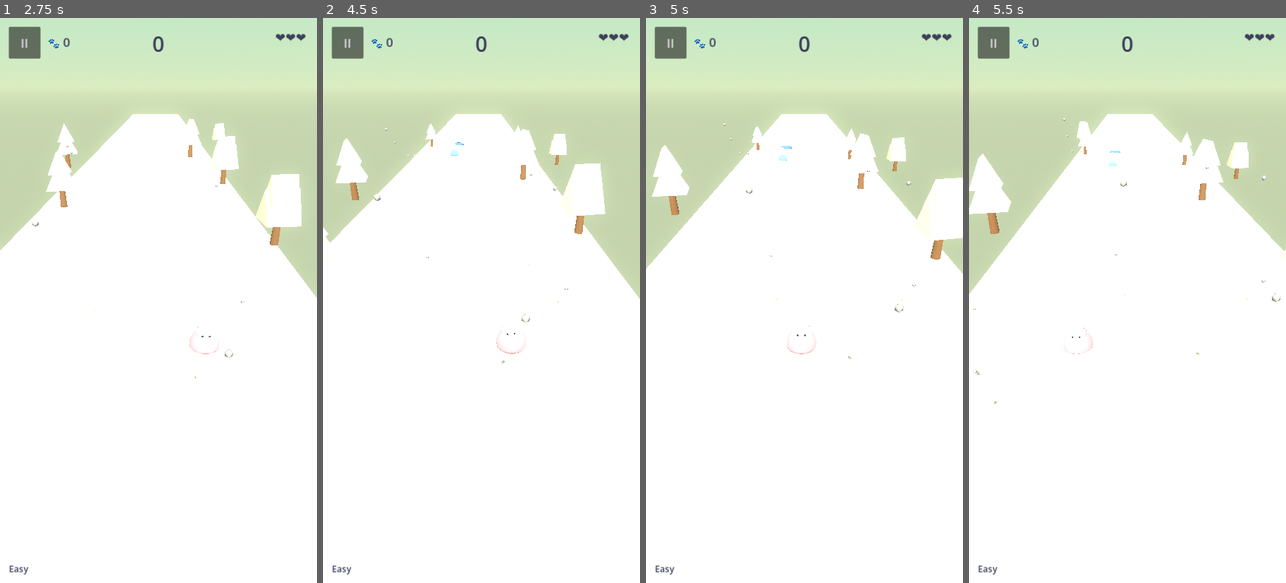
Above: before the commit, frames 1-4 (left to right).
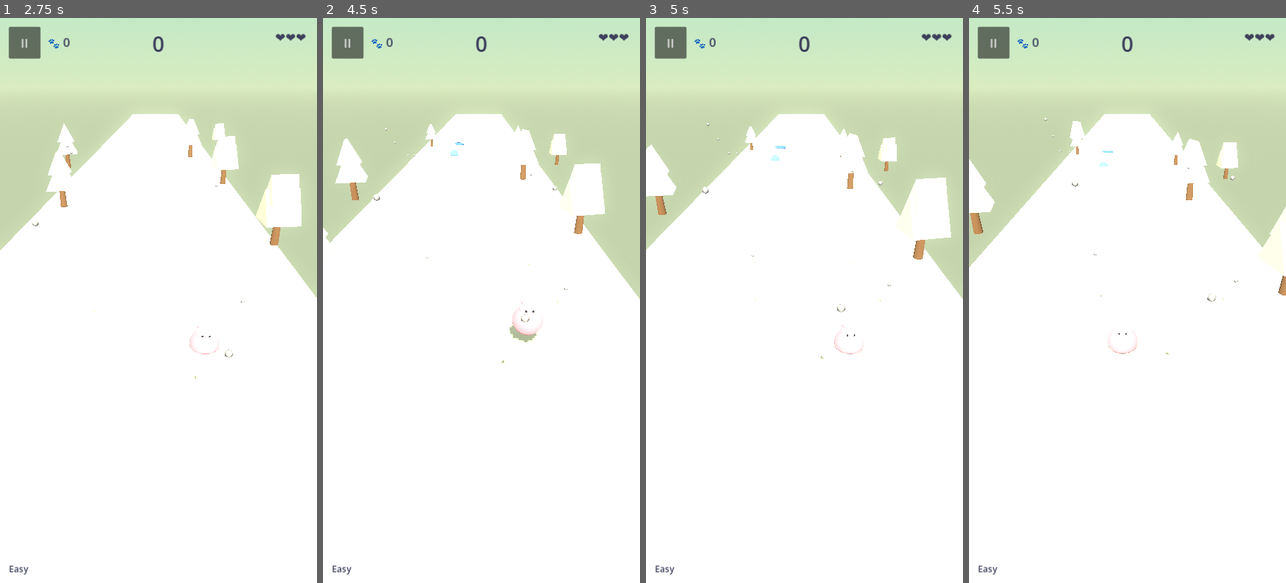
Above: after the commit, the same moments.

Repository: Wrexist/Runner
Game: Godot game, scene res://scenes/Main.tscn
Same seed, same stepped clock (60 frames per second), same inputs: the game is played once before the commit and once after it.
Inputs (mouse positions are in pixels of both pictures, inside the frame that each line leads up to):
- Up to frame 1 (2.75 s): click "Play" at 0.5 s; click "Let's go!" at 1.25 s; tap Enter at 2 s; move the mouse to (228, 272) at 2.02 s; hold Right from 2.03 s (still down); click (228, 272) at 2.17 s
- Up to frame 2 (4.5 s): release Right at 2.75 s; drag from (418, 328) to (465, 413) at 2.77 s; move the mouse to (513, 176) at 3.52 s; hold Right 3.53-4.25 s; drag from (465, 413) to (386, 215) at 4.27 s
- Up to frame 3 (5 s): no input
- Up to frame 4 (5.5 s): move the mouse to (1222, 385) at 5.02 s; hold Left from 5.03 s (still down)

Frame 1 is identical in both runs. In frame 2, 0.3% of the frame differs, in the area x 0-100%, y 18-62%; in frame 3, 4.3%, in the area x 0-100%, y 17-61%; in frame 4, 4.1%.

Commit message:
feat(adventure): jump & slide (up/down swipe = hop/duck)
New vertical verbs: swipe up / Up = a short hop, swipe down / Down = a quick
duck-slide (one at a time, brief, returns to ground). The drag handler picks
the dominant axis so lane-change and hop/duck don't fight. Themed jump_height/
jump_seconds/slide_seconds. is_airborne()/is_sliding() will let the next
commit add gentle hurdles/overhangs to clear. Verified locally (Godot 4.3):
clean load + TESTS: ALL PASS.

https://claude.ai/code/session_01S1TBhfiopKfM158sZ5HFvQ

Diff:
--- a/core/Player.gd
+++ b/core/Player.gd
@@ -13,8 +13,14 @@
 
 var _target_x: float = 0.0
 var _swipe_start_x: float = 0.0
+var _swipe_start_y: float = 0.0
 var _swiping: bool = false
 var _swiped_this_touch: bool = false
+var _vstate := "ground"               # "ground" | "jump" | "slide"
+var _vtime := 0.0
+var _jump_height := 1.6
+var _jump_seconds := 0.55
+var _slide_seconds := 0.55
 var _lean_tween: Tween                  # active lean; killed before a new one starts
 var _swipe_threshold: float = 40.0      # px before a drag counts as a swipe (themed)
 var _tap_dead_zone_frac: float = 0.12   # ignore taps within this frac of center
@@ -43,6 +49,9 @@
 	_lane_cooldown_time = float(ThemeManager.get_val("lane_change_cooldown", 0.0))
 	_carry_glow = float(ThemeManager.get_val("carry_glow", 1.4))
 	_carry_badge_scale = float(ThemeManager.get_val("carry_badge_scale", 1.0))
+	_jump_height = float(ThemeManager.get_val("jump_height", 1.6))
+	_jump_seconds = float(ThemeManager.get_val("jump_seconds", 0.55))
+	_slide_seconds = float(ThemeManager.get_val("slide_seconds", 0.55))
 	current_lane = lanes_count / 2       # integer center lane
 	_target_x = _lane_to_x(current_lane)
 	position.x = _target_x
@@ -79,6 +88,8 @@
 	position.x = _target_x
 	_lane_cooldown = 0.0
 	_buffered_dir = 0
+	_vstate = "ground"
+	_vtime = 0.0
 	_history.clear()
 	clear_color()
 
@@ -115,6 +126,62 @@
 		_buffered_dir = 0
 		_apply_lane_move(d)
 
+## Up = a short hop (clears a hurdle); Down = a quick duck/slide (passes under an
+## overhang). One vertical action at a time; gentle and brief.
+func jump() -> void:
+	if _vstate != "ground":
+		return
+	_vstate = "jump"
+	_vtime = 0.0
+	Effects.haptic("light")
+	AudioManager.play_sfx("whoosh")
+
+func slide() -> void:
+	if _vstate != "ground":
+		return
+	_vstate = "slide"
+	_vtime = 0.0
+	Effects.haptic("light")
+	AudioManager.play_sfx("whoosh")
+
+func is_airborne() -> bool:
+	return _vstate == "jump"
+
+func is_sliding() -> bool:
+	return _vstate == "slide"
+
+## Drive the hop/duck (and the idle bob when grounded). Jump/slide are GAMEPLAY,
+## so the brief deliberate motion shows even under reduce_motion; only the ambient
+## idle bob is motion-gated.
+func _update_vertical(delta: float) -> void:
+	var b := _body()
+	if b == null:
+		return
+	match _vstate:
+		"jump":
+			_vtime += delta
+			if _vtime >= _jump_seconds:
+				_vstate = "ground"
+				b.position.y = 0.0
+				b.scale.y = 1.0
+			else:
+				b.position.y = sin((_vtime / _jump_seconds) * PI) * _jump_height
+		"slide":
+			_vtime += delta
+			b.scale.y = 0.55
+			b.position.y = -0.15
+			if _vtime >= _slide_seconds:
+				_vstate = "ground"
+				b.scale.y = 1.0
+				b.position.y = 0.0
+		_:
+			b.scale.y = 1.0
+			if not bool(SaveManager.settings.get("reduce_motion", false)):
+				_bob_t += delta
+				b.position.y = sin(_bob_t * 2.5) * 0.06
+			else:
+				b.position.y = 0.0
+
 ## A quick lean into the turn that settles back — makes movement feel alive.
 func _lean(dir: int) -> void:
 	if bool(SaveManager.settings.get("reduce_motion", false)):
@@ -144,10 +211,15 @@
 			move_lane(-1)
 		elif event.keycode == KEY_RIGHT:
 			move_lane(1)
+		elif event.keycode == KEY_UP:
+			jump()
+		elif event.keycode == KEY_DOWN:
+			slide()
 	elif event is InputEventScreenTouch:
 		var touch := event as InputEventScreenTouch
 		if touch.pressed:
 			_swipe_start_x = touch.position.x
+			_swipe_start_y = touch.position.y
 			_swiping = true
 			_swiped_this_touch = false
 		else:
@@ -163,22 +235,24 @@
 	elif event is InputEventScreenDrag and _swiping and not _swiped_this_touch:
 		var drag := event as InputEventScreenDrag
 		var dx := drag.position.x - _swipe_start_x
-		if absf(dx) >= _swipe_threshold:
+		var dy := drag.position.y - _swipe_start_y
+		# Pick the dominant axis: left/right changes lane; up/down hops/ducks.
+		if absf(dx) >= _swipe_threshold and absf(dx) >= absf(dy):
 			move_lane(1 if dx > 0.0 else -1)
-			_swiped_this_touch = true   # one lane per swipe; release to move again
+			_swiped_this_touch = true   # one action per swipe; release to act again
+		elif absf(dy) >= _swipe_threshold and absf(dy) > absf(dx):
+			if dy < 0.0:
+				jump()                  # swipe up (screen y grows downward)
+			else:
+				slide()
+			_swiped_this_touch = true
 
 func _process(delta: float) -> void:
 	if not GameCore.is_running():
 		return
 	_tick_cooldown(delta)
 	position.x = move_toward(position.x, _target_x, move_speed * delta)
-	# A soft idle bob makes the runner feel alive (body only — doesn't disturb the
-	# trail breadcrumb, which reads the root position). Motion-safe.
-	if not bool(SaveManager.settings.get("reduce_motion", false)):
-		_bob_t += delta
-		var b := _body()
-		if b:
-			b.position.y = sin(_bob_t * 2.5) * 0.06
+	_update_vertical(delta)   # hop / duck, plus the motion-safe idle bob
 	_history.push_front(global_position)
 	if _history.size() > HISTORY_MAX:
 		_history.resize(HISTORY_MAX)
--- a/tests/Tests.gd
+++ b/tests/Tests.gd
@@ -34,6 +34,8 @@
 	"slow_factor", "powerup_interval", "powerup_duration", "audio.powerup",
 	# Adventure depth: in-run biome journey
 	"biome_interval",
+	# Adventure depth: jump & slide
+	"jump_height", "jump_seconds", "slide_seconds",
 ]
 
 func _ready() -> void:
@@ -111,6 +113,7 @@
 	_test_powerup_hud()
 	_test_magnet()
 	_test_biomes()
+	_test_jump_slide()
 	_test_state_restored()
 
 func _test_theme() -> void:
@@ -1083,6 +1086,27 @@
 	GameCore.go_to_menu()
 	SaveManager.settings["reduce_motion"] = false
 
+## Jump and slide are distinct timed states, one at a time, that return to ground.
+func _test_jump_slide() -> void:
+	ThemeManager.load_theme("forest")
+	var p = preload("res://scenes/Player.tscn").instantiate()
+	add_child(p)
+	GameCore.start_run()
+	p.jump()
+	_check("jump: enters airborne state", p.is_airborne())
+	p._update_vertical(p._jump_seconds + 0.1)
+	_check("jump: returns to ground", not p.is_airborne())
+	p.slide()
+	_check("slide: enters sliding state", p.is_sliding())
+	p._update_vertical(p._slide_seconds + 0.1)
+	_check("slide: returns to ground", not p.is_sliding())
+	p.slide()
+	p.jump()
+	_check("vertical: one action at a time (jump blocked mid-slide)",
+		p.is_sliding() and not p.is_airborne())
+	p.free()
+	GameCore.go_to_menu()
+
 ## The world journeys through biomes within a run: the sky palette shifts after
 ## the interval and resets to base on menu — gameplay tuning is never touched.
 func _test_biomes() -> void:
--- a/themes/forest/theme.json
+++ b/themes/forest/theme.json
@@ -16,6 +16,9 @@
   "carry_glow": 1.4,
   "carry_badge_scale": 1.0,
   "haptic_ms": {"light": 12, "rescue": 25},
+  "jump_height": 1.6,
+  "jump_seconds": 0.55,
+  "slide_seconds": 0.55,
   "scroll_speed_start": 8.0,
   "scroll_speed_max": 18.0,
   "speed_ramp_per_second": 0.15,
--- a/themes/ocean/theme.json
+++ b/themes/ocean/theme.json
@@ -16,6 +16,9 @@
   "carry_glow": 1.3,
   "carry_badge_scale": 1.0,
   "haptic_ms": {"light": 10, "rescue": 22},
+  "jump_height": 1.5,
+  "jump_seconds": 0.6,
+  "slide_seconds": 0.6,
   "scroll_speed_start": 8.0,
   "scroll_speed_max": 17.0,
   "speed_ramp_per_second": 0.13,
--- a/themes/space/theme.json
+++ b/themes/space/theme.json
@@ -16,6 +16,9 @@
   "carry_glow": 1.7,
   "carry_badge_scale": 1.1,
   "haptic_ms": {"light": 14, "rescue": 28},
+  "jump_height": 1.8,
+  "jump_seconds": 0.5,
+  "slide_seconds": 0.5,
   "scroll_speed_start": 9.0,
   "scroll_speed_max": 20.0,
   "speed_ramp_per_second": 0.18,
